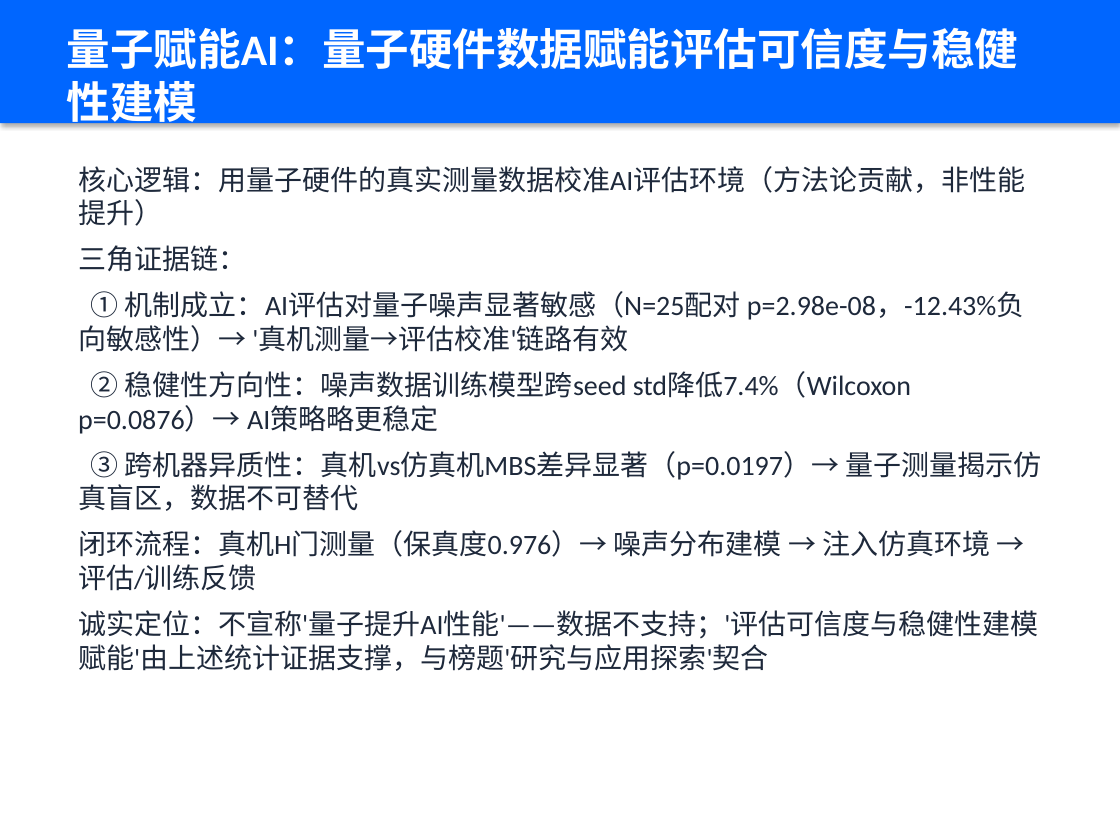
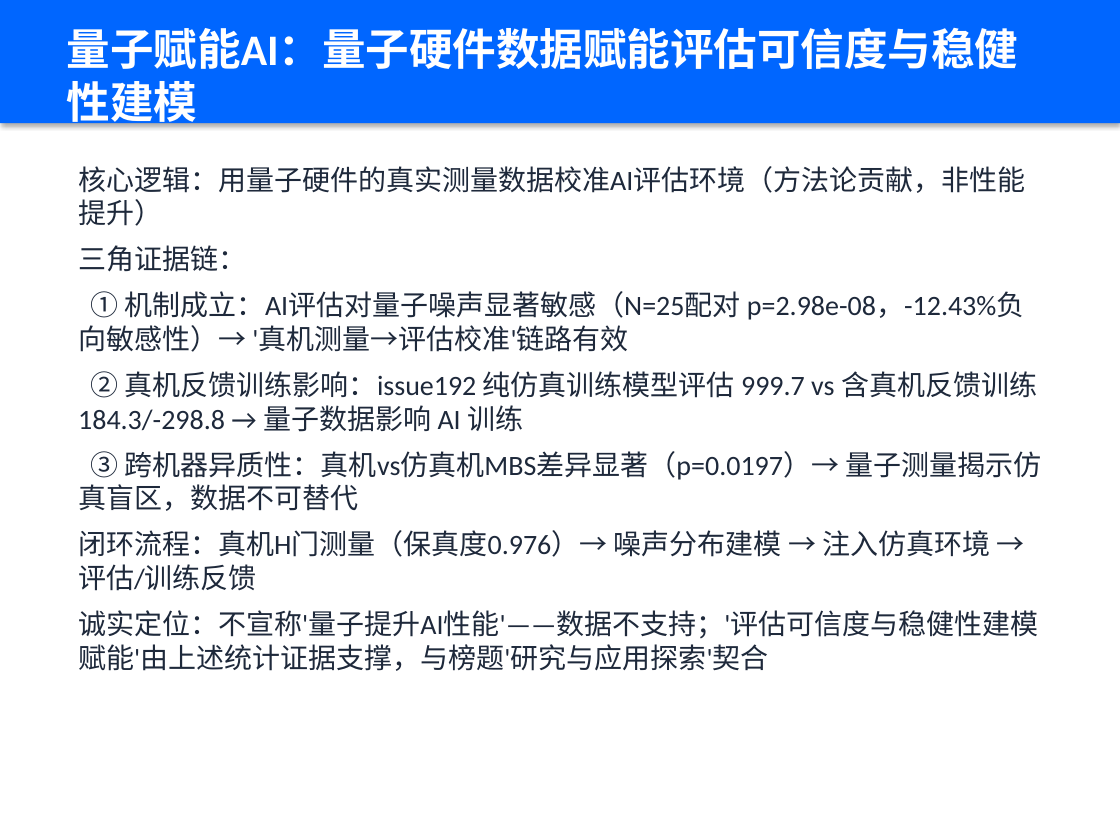
Before and after one commit to xiabai2008/quantum-rl-scheduler, a slide deck: slide 8 of deliverable_models/答辩PPT.pptx. Drawn at 1120x840 pixels with LibreOffice and Linux fonts; fonts in the diff are those of the drawing. Boxes give left, top, right and bottom in pixels: in the first picture for what was removed or moved away, otherwise in the second. Text is boxed around its words. In the diff, an @@ line names an element or a change of style, - is before the commit and + after.

Commit message:
fix: 证据链严谨性打磨 - 撤回不可复现的稳健性证据(评估无固定种子)，证据链收敛为机制+反馈影响+跨机器3项

```diff
--- a/deliverable_models/答辩PPT.pptx
+++ b/deliverable_models/答辩PPT.pptx
@@ text at bbox=[78, 371, 1037, 432]: text changed @@
-② 稳健性方向性：噪声数据训练模型跨seed std降低7.4%（Wilcoxon p=0.0876）→ AI策略略更稳定
+② 真机反馈训练影响：issue192 纯仿真训练模型评估 999.7 vs 含真机反馈训练 184.3/-298.8 → 量子数据影响 AI 训练
```
Also in this commit, not shown: 6 other files.
